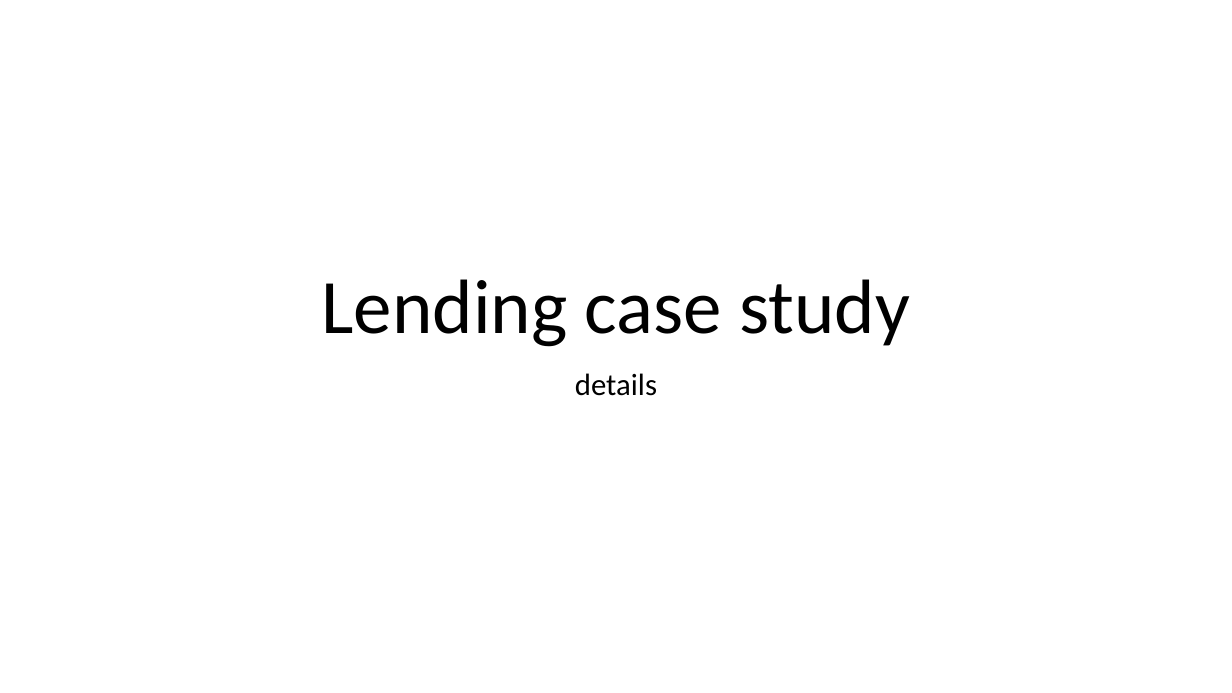
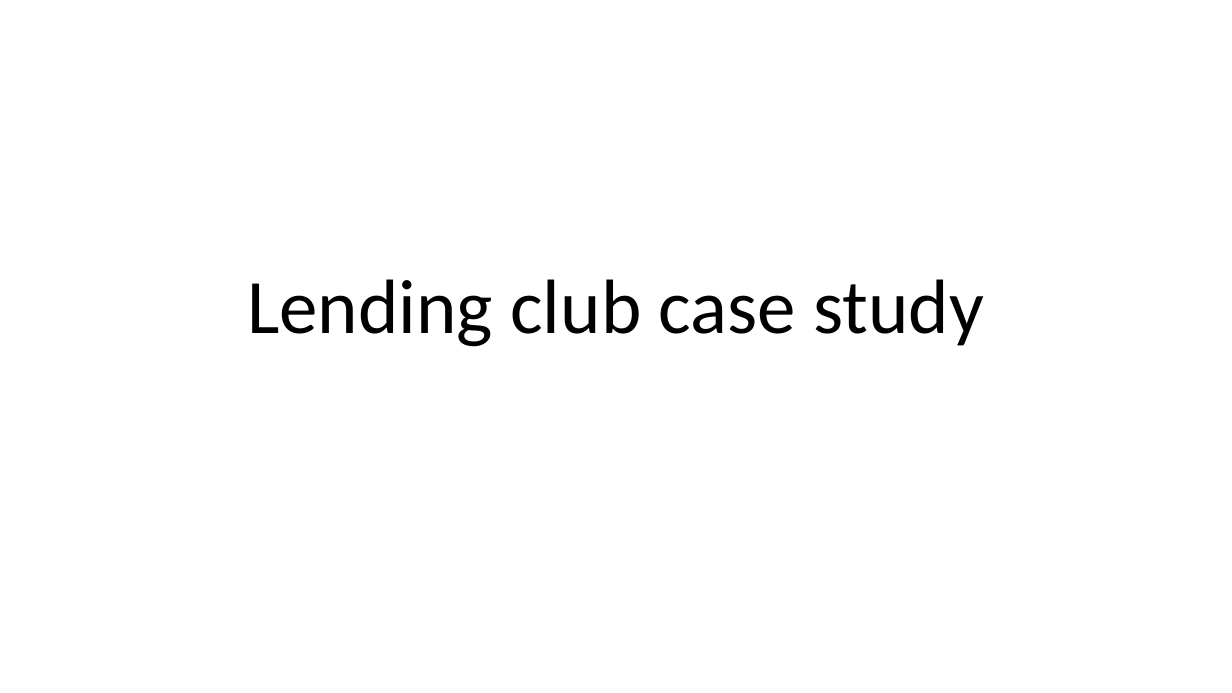
Before and after one commit to maheshh22/LendingClub, a slide deck: slide 1 of LendingCaseStudy.pptx. Drawn at 1232x693 pixels with LibreOffice and Linux fonts; fonts in the diff are those of the drawing. Boxes give left, top, right and bottom in pixels: in the first picture for what was removed or moved away, otherwise in the second. Text is boxed around its words. In the diff, an @@ line names an element or a change of style, - is before the commit and + after.

```diff
--- a/LendingCaseStudy.pptx
+++ b/LendingCaseStudy.pptx
@@ title at [247,279,984,347]: text changed @@
-Lending case study
+Lending club case study
@@ subtitle removed at [575,373,657,396] @@
-details
```
Also in this commit, not shown: 5 other slides changed, 8 slides added, 2 slides removed.
